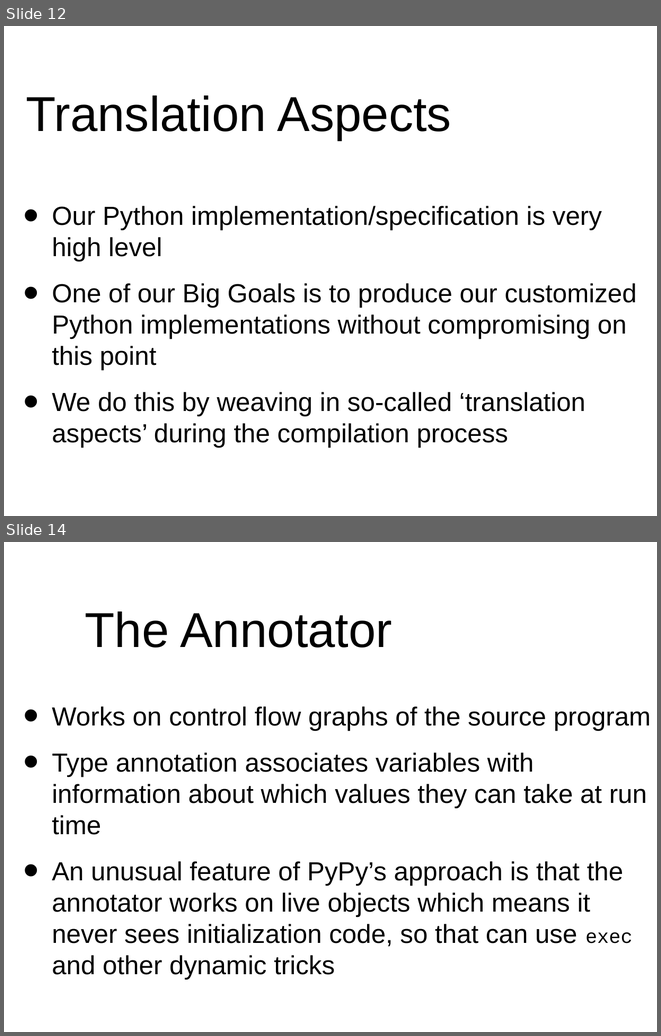
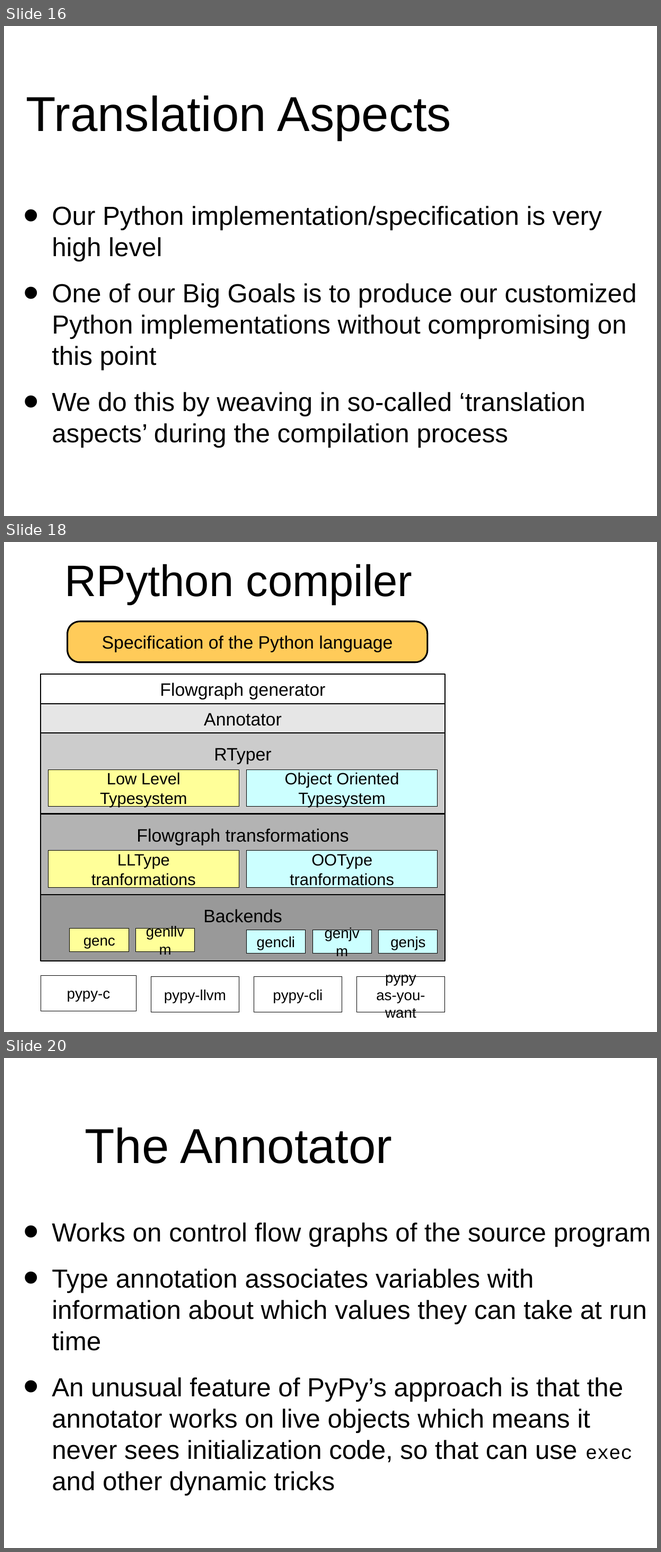
Before and after one commit to wdv4758h/pypy-extradoc, a slide deck: talk/pycon-uno2007/pycon07.odp. Shown one above the other, each under a label of ours: slides 12 and 14 before the commit, slides 16, 18 and 20 after it; the slides between them are not shown. The pictures are 661x1036 and 661x1552 pixels, drawn with LibreOffice and Linux fonts; fonts in the diff are those of the drawing; background and template pictures are left out. Boxes give left, top, right and bottom in pixels: in the first picture for what was removed or moved away, otherwise in the second. Text is boxed around its words. In the diff, an @@ line names an element or a change of style, - is before the commit and + after.

```diff
--- a/talk/pycon-uno2007/pycon07.odp
+++ b/talk/pycon-uno2007/pycon07.odp
@@ slide 18 added at bbox=[4, 542, 657, 1032], background #FFFFFF @@
@@ title added at bbox=[65, 564, 412, 604], 54 pt, text #000000 @@
+RPython compiler
@@ rounded rectangle added at bbox=[68, 622, 427, 662], fill #FFCB59, outline #000000 2.01 pt, 22 pt, text #000000 @@
+Specification of the Python language
@@ rectangle added at bbox=[41, 674, 445, 704], fill #FFFFFF, outline #000000 1.45 pt, 22 pt, text #000000 @@
+Flowgraph generator
@@ rectangle added at bbox=[41, 704, 445, 733], fill #E6E6E6, outline #000000 1.45 pt, 22 pt, text #000000 @@
+Annotator
@@ rectangle added at bbox=[41, 733, 445, 813], fill #CCCCCC, outline #000000 1.45 pt @@
@@ text added at bbox=[214, 748, 271, 764], 22 pt, text #000000 @@
+RTyper
@@ rectangle added at bbox=[48, 769, 239, 806], fill #FFFF99, outline #000000 0 pt, 20 pt, text #000000 @@
+Low Level
+Typesystem
@@ rectangle added at bbox=[247, 769, 438, 806], fill #CCFFFF, outline #000000 0 pt, 20 pt, text #000000 @@
+Object Oriented
+Typesystem
@@ rectangle added at bbox=[41, 813, 445, 894], fill #B3B3B3, outline #000000 1.45 pt @@
@@ text added at bbox=[136, 828, 349, 845], 22 pt, text #000000 @@
+Flowgraph transformations
@@ rectangle added at bbox=[48, 850, 239, 887], fill #FFFF99, outline #000000 0 pt, 20 pt, text #000000 @@
+LLType
+tranformations
@@ rectangle added at bbox=[247, 850, 438, 887], fill #CCFFFF, outline #000000 0 pt, 20 pt, text #000000 @@
+OOType
+tranformations
@@ rectangle added at bbox=[41, 894, 445, 961], fill #999999, outline #000000 1.45 pt @@
@@ text added at bbox=[203, 909, 282, 923], 22 pt, text #000000 @@
+Backends
@@ rectangle added at bbox=[70, 928, 129, 952], fill #FFFF99, outline #000000 0 pt, 18 pt, text #000000 @@
+genc
@@ rectangle added at bbox=[135, 928, 194, 952], fill #FFFF99, outline #000000 0 pt, 18 pt, text #000000 @@
+genllvm
@@ rectangle added at bbox=[247, 930, 306, 953], fill #CCFFFF, outline #000000 0 pt, 18 pt, text #000000 @@
+gencli
@@ rectangle added at bbox=[312, 930, 371, 953], fill #CCFFFF, outline #000000 0 pt, 18 pt, text #000000 @@
+genjvm
@@ rectangle added at bbox=[379, 930, 438, 953], fill #CCFFFF, outline #000000 0 pt, 18 pt, text #000000 @@
+genjs
@@ rectangle added at bbox=[41, 975, 136, 1011], fill #FFFFFF, outline #000000 0 pt, 18 pt, text #000000 @@
+pypy-c
@@ rectangle added at bbox=[151, 977, 239, 1012], fill #FFFFFF, outline #000000 0 pt, 18 pt, text #000000 @@
+pypy-llvm
@@ rectangle added at bbox=[254, 977, 342, 1012], fill #FFFFFF, outline #000000 0 pt, 18 pt, text #000000 @@
+pypy-cli
@@ rectangle added at bbox=[356, 977, 445, 1012], fill #FFFFFF, outline #000000 0 pt, 18 pt, text #000000 @@
+pypy
+as-you-want
@@ what was slide 12 is now slide 16 @@
@@ what was slide 14 is now slide 20 @@
```
Also in this commit, not shown: 2 slides changed, 5 other slides added, 1 other file.
